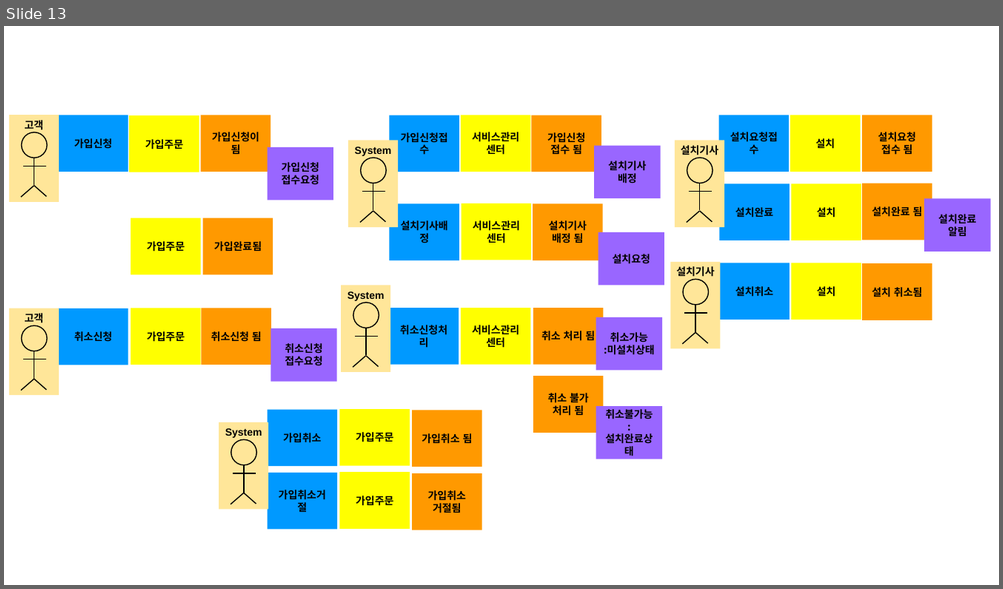
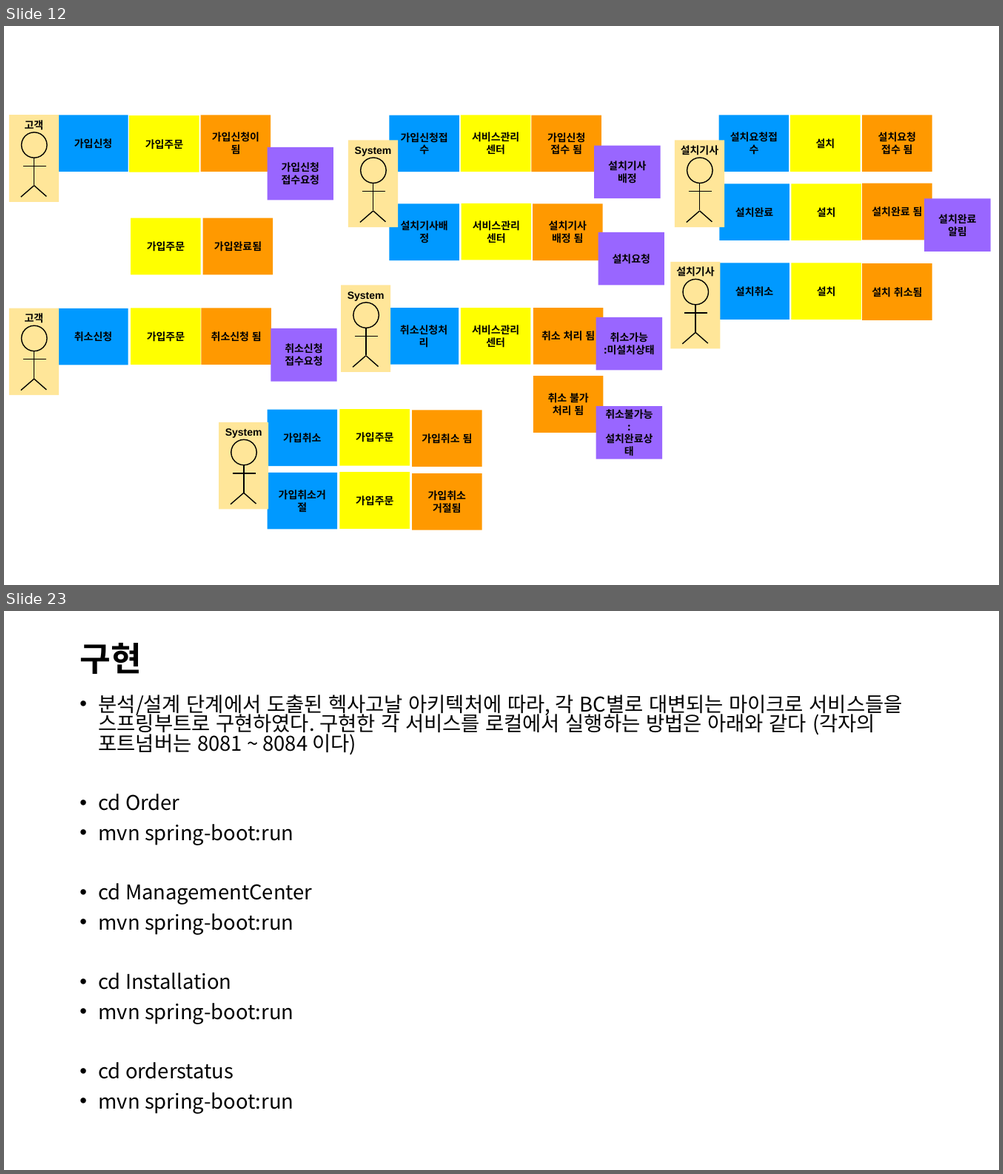
Before and after one commit to jisujin/ipTVShopProject, a slide deck: 실습프로젝트설계_ipTVShopProject.pptx. Shown one above the other, each under a label of ours: slide 13 before the commit, slides 12 and 23 after it; the slides between them are not shown. The pictures are 1003x589 and 1003x1174 pixels, drawn with LibreOffice and Linux fonts; fonts in the diff are those of the drawing. Boxes give left, top, right and bottom in pixels: in the first picture for what was removed or moved away, otherwise in the second. Text is boxed around its words. In the diff, an @@ line names an element or a change of style, - is before the commit and + after.

```diff
--- a/실습프로젝트설계_ipTVShopProject.pptx
+++ b/실습프로젝트설계_ipTVShopProject.pptx
@@ slide 23 added at <box>4,611,999,1170</box>, background #FFFFFF @@
@@ title added at <box>79,643,141,674</box>, 32.4 pt, text #000000, bold @@
+구현
@@ text added at <box>99,695,902,1114</box>, 19.6 pt, text #000000 @@
+• 분석/설계 단계에서 도출된 헥사고날 아키텍처에 따라, 각 BC별로 대변되는 마이크로 서비스들을 스프링부트로 구현하였다. 구현한 각 서비스를 로컬에서 실행하는 방법은 아래와 같다 (각자의 포트넘버는 8081 ~ 8084 이다)
+• cd Order
+• mvn spring-boot:run
+• cd ManagementCenter
+• mvn spring-boot:run
+• cd Installation
+• mvn spring-boot:run
+• cd orderstatus
+• mvn spring-boot:run
@@ what was slide 13 is now slide 12 @@
```
Also in this commit, not shown: 9 slides changed, 8 other slides added, 5 slides removed.
